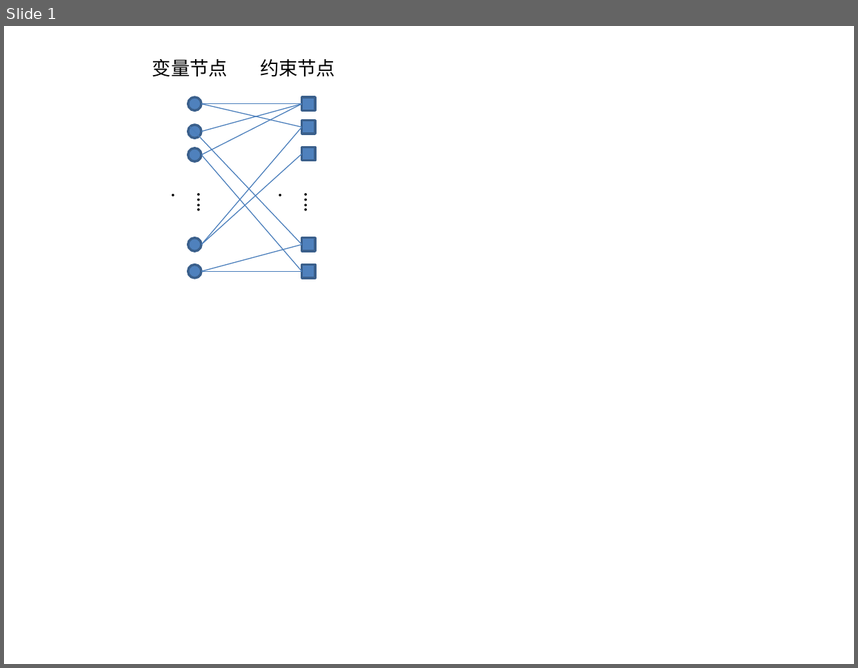
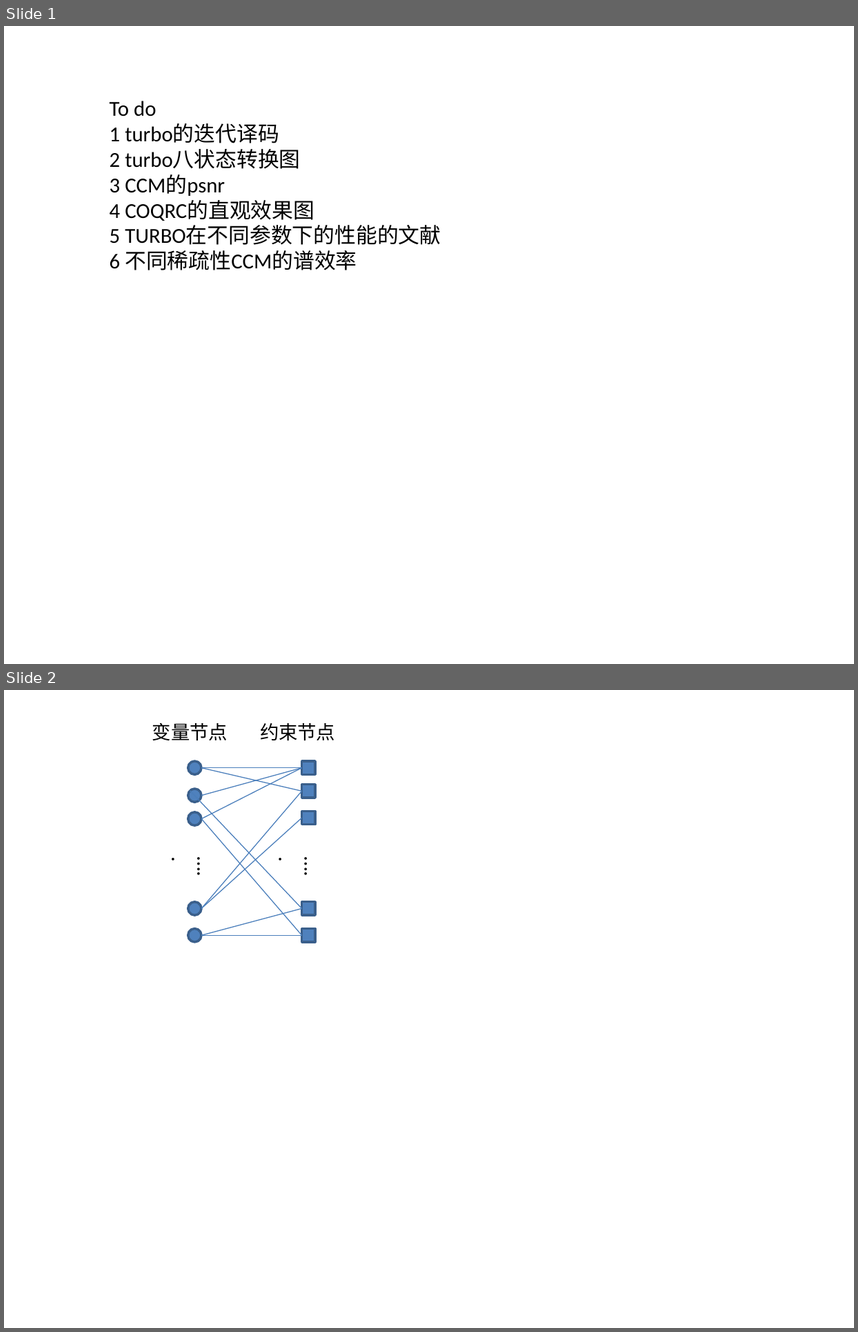
Before and after one commit to Linglingyu/-, a slide deck: 论文中的图.pptx. Shown one above the other, each under a label of ours: slide 1 before the commit, slides 1 and 2 after it. The pictures are 858x668 and 858x1332 pixels, drawn with LibreOffice and Linux fonts; fonts in the diff are those of the drawing. Boxes give left, top, right and bottom in pixels: in the first picture for what was removed or moved away, otherwise in the second. Text is boxed around its words. In the diff, an @@ line names an element or a change of style, - is before the commit and + after.

```diff
--- a/论文中的图.pptx
+++ b/论文中的图.pptx
@@ slide 1 added at box(4, 26, 854, 664), background #FFFFFF @@
@@ text added at box(110, 101, 441, 270), 18 pt, text #000000 @@
+To do
+1 turbo的迭代译码
+2 turbo八状态转换图
+3 CCM的psnr
+4 COQRC的直观效果图
+5 TURBO在不同参数下的性能的文献
+6 不同稀疏性CCM的谱效率
@@ what was slide 1 is now slide 2 @@
```
Also in this commit, not shown: 1 other slide added, 1 other file.
